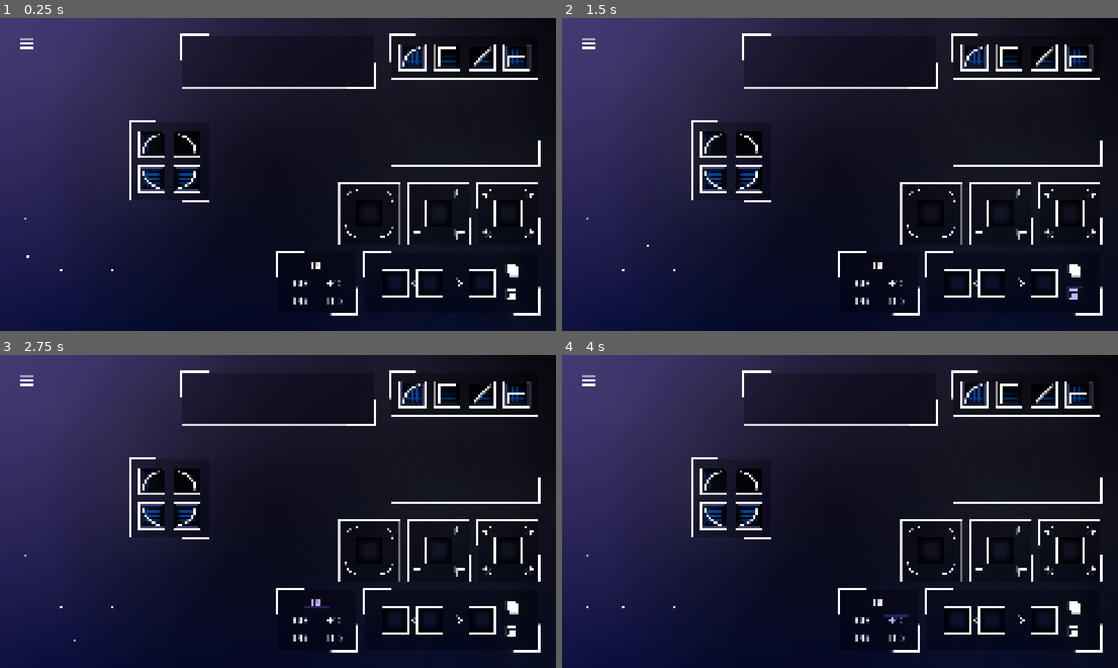
Above: before the commit, frames 1-4 (two rows, left to right).
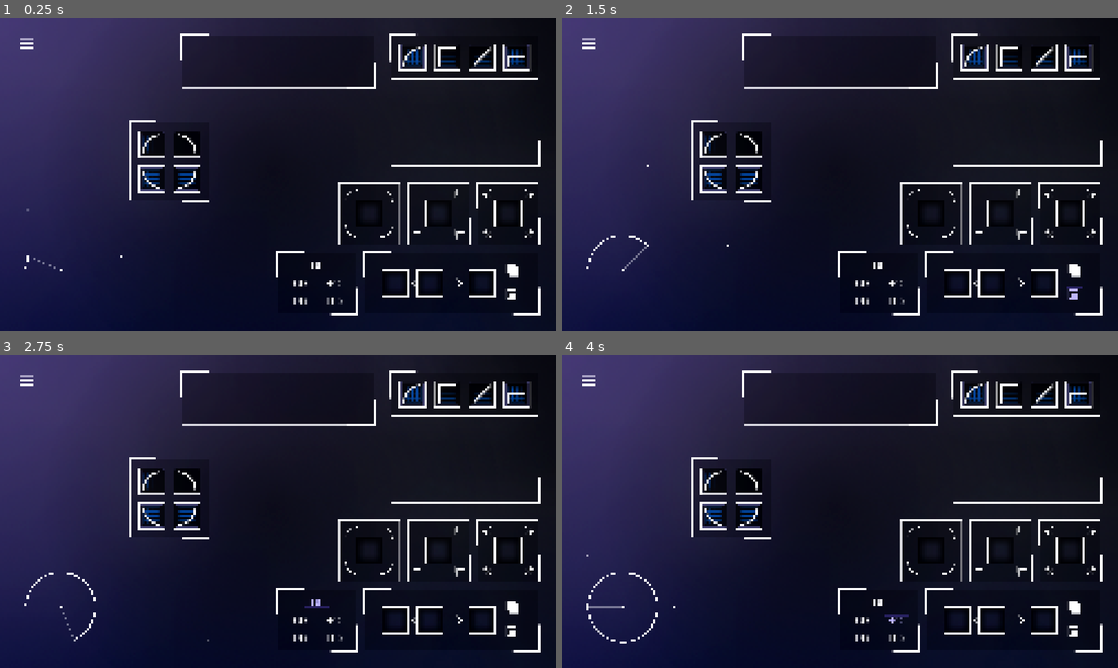
Above: after the commit, the same moments.

Repository: Jfred94/waveform-generator
Game: Godot game, scene res://Scenes/Game/game.tscn
Two runs of this game, one before a commit and one after it. Both use one fixed random seed, a clock stepped at 60 frames per second and the inputs below.
Inputs (mouse positions are in pixels of both pictures, inside the frame that each line leads up to):
- Up to frame 1 (0.25 s): no input
- Up to frame 2 (1.5 s): click (1073, 271) at 0.5 s; click (1073, 296) at 1.25 s
- Up to frame 3 (2.75 s): click (316, 602) at 2 s
- Up to frame 4 (4 s): click (862, 621) at 2.75 s; click (895, 621) at 3.5 s

The runs differ from the first frame. In frame 1, less than 0.1% of the frame differs, in the area x 4-22%, y 60-81%; in frame 2, less than 0.1%; in frame 3, 0.1%; in frame 4, 0.2%, in the area x 4-18%, y 69-93%.

Commit message:
drawing the shape

Diff:
--- a/WaveformGenerator/Scenes/Game/Visualizer/visualizer.gd
+++ b/WaveformGenerator/Scenes/Game/Visualizer/visualizer.gd
@@ -18,6 +18,12 @@
 
 var angle: float = 0.0
 var radius: float = 160.0
+
+@export var shape_line2D: Line2D
+var visualizer_angle: float = 0.0
+var is_shape_line_finished = false
+
+@export var cord_line2D: Line2D
 
 # Called when the node enters the scene tree for the first time.
 func _ready() -> void:
@@ -29,6 +35,13 @@
 	angle += delta * PI * 0.5
 	if (angle >= 2.0 * PI):
 		angle -= 2.0 * PI
+
+	visualizer_angle += delta * PI * 0.5
+	if (visualizer_angle >= 2.0 * PI):
+		visualizer_angle -= 2.0 * PI
+		is_shape_line_finished = true
+		shape_line2D.closed = true
+
 
 	var shape_index: int
 	if (angle >= 0.0 && angle < PI * 0.5):
@@ -41,6 +54,11 @@
 		shape_index = bottom_left_shape
 	shape_circle.position = find_outside_position(angle, shape_index)
 
+	waveform_1_circle.position = Vector2(240 + angle * (320 / PI), shape_circle.position.y)
+	waveform_2_circle.position = Vector2(shape_circle.position.x, -240 - angle * (320 / PI))
+
+	update_lines()
+
 func update_shapes(_tile1: Tile, _tile2: Tile, _tile3: Tile, _tile4: Tile) -> void:
 
 	if (tile1 == _tile1 && tile2 == _tile2 && tile3 == _tile3 && tile4 == _tile4):
@@ -50,6 +68,10 @@
 		tile2 = _tile2
 		tile3 = _tile3
 		tile4 = _tile4
+		visualizer_angle = 0.0
+		shape_line2D.clear_points()
+		is_shape_line_finished = false
+		shape_line2D.closed = false
 
 		if (tile1 != null && tile2 != null && tile3 != null && tile4 != null):
 			print("tile 1: type: " + str(tile1.shape_type) + " ; rot: " + str(tile1.shape_rotation))
@@ -130,6 +152,13 @@
 						bottom_left_shape = -1
 				else:
 					bottom_left_shape = -1
+
+
+
+func update_lines() -> void:
+	if (!is_shape_line_finished):
+		shape_line2D.add_point(shape_circle.position)
+	cord_line2D.set_point_position(1, shape_circle.position)
 
 
 func find_outside_position(_angle: float, _type: int) -> Vector2:
--- a/WaveformGenerator/Scenes/Game/Visualizer/visualizer.tscn
+++ b/WaveformGenerator/Scenes/Game/Visualizer/visualizer.tscn
@@ -3,12 +3,14 @@
 [ext_resource type="Script" uid="uid://br160jgaorrb3" path="res://Scenes/Game/Visualizer/visualizer.gd" id="1_addbr"]
 [ext_resource type="Texture2D" uid="uid://dm2g724s5j4g8" path="res://Sprites/tv_circle.png" id="2_ub7tk"]
 
-[node name="Visualizer" type="Node2D" node_paths=PackedStringArray("static_circle", "shape_circle", "waveform_1_circle", "waveform_2_circle")]
+[node name="Visualizer" type="Node2D" node_paths=PackedStringArray("static_circle", "shape_circle", "waveform_1_circle", "waveform_2_circle", "shape_line2D", "cord_line2D")]
 script = ExtResource("1_addbr")
 static_circle = NodePath("Static Circle")
 shape_circle = NodePath("Shape Circle")
 waveform_1_circle = NodePath("Waveform 1 Circle")
 waveform_2_circle = NodePath("Waveform 2 Circle")
+shape_line2D = NodePath("Shape Line2D")
+cord_line2D = NodePath("Cord Line2D")
 
 [node name="Static Circle" type="Sprite2D" parent="."]
 texture = ExtResource("2_ub7tk")
@@ -24,3 +26,11 @@
 [node name="Waveform 2 Circle" type="Sprite2D" parent="."]
 position = Vector2(-160, -240)
 texture = ExtResource("2_ub7tk")
+
+[node name="Shape Line2D" type="Line2D" parent="."]
+width = 6.0
+
+[node name="Cord Line2D" type="Line2D" parent="."]
+points = PackedVector2Array(0, 0, -160, 0)
+width = 4.0
+default_color = Color(1, 1, 1, 0.39215687)
